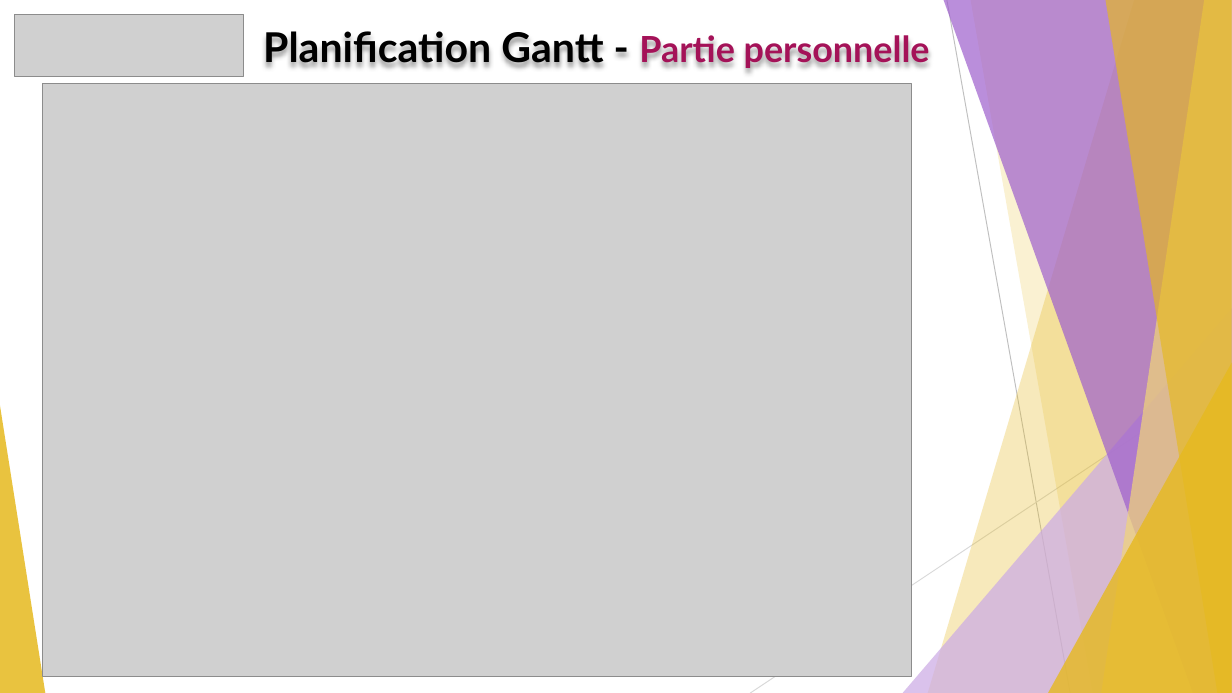
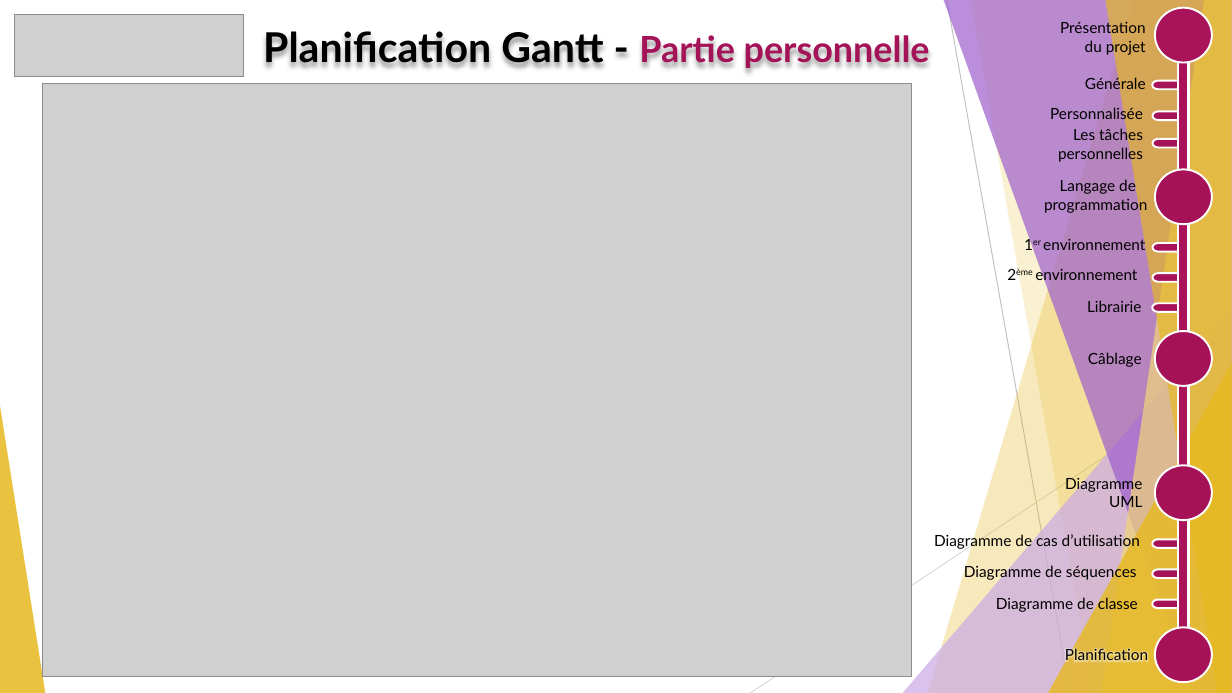
Before and after one commit to GuiguiMvn/Systeme-Escape-Game-Telethon, a slide deck: slide 16 of Guillaume/Documents/Diapo Revues/Revue 2 de projet étudiant 1 Escape Game Téléthon.pptx. Drawn at 1232x693 pixels with LibreOffice and Linux fonts; fonts in the diff are those of the drawing; grey boxes stand for pictures. Boxes give left, top, right and bottom in pixels: in the first picture for what was removed or moved away, otherwise in the second. Text is boxed around its words. In the diff, an @@ line names an element or a change of style, - is before the commit and + after.

```diff
--- a/Guillaume/Documents/Diapo Revues/Revue 2 de projet étudiant 1 Escape Game Téléthon.pptx
+++ b/Guillaume/Documents/Diapo Revues/Revue 2 de projet étudiant 1 Escape Game Téléthon.pptx
@@ text added at (1060, 20, 1146, 55), 12 pt, text #000000 @@
+Présentation du projet
@@ ellipse added at (1155, 7, 1213, 62), fill #A8135A, outline #FFFFFF 1.5 pt @@
@@ rectangle added at (1178, 26, 1189, 659), fill #A8135A, outline #FFFFFF 1.5 pt @@
@@ rectangle added at (1178, 43, 1189, 643), fill #FFFFFF, outline #FFFFFF 1.5 pt @@
@@ text added at (1085, 75, 1146, 92), 12 pt, text #000000 @@
+Générale
@@ pill shape added at (1153, 80, 1189, 89), fill #A8135A, outline #FFFFFF 1.5 pt @@
@@ text added at (1050, 105, 1143, 122), 12 pt, text #000000 @@
+Personnalisée
@@ pill shape added at (1153, 112, 1189, 120), fill #A51258, outline #FFFFFF 1.5 pt @@
@@ text added at (1058, 127, 1143, 162), 12 pt, text #000000 @@
+Les tâches personnelles
@@ pill shape added at (1153, 139, 1189, 147), fill #A51258, outline #FFFFFF 1.5 pt @@
@@ text added at (1044, 177, 1147, 213), 12 pt, text #000000 @@
+Langage de programmation
@@ ellipse added at (1155, 169, 1213, 224), fill #A51258, outline #FFFFFF 1.5 pt @@
@@ text added at (1043, 236, 1145, 250), 12 pt, text #000000 @@
+1er environnement
@@ text added at (1035, 266, 1137, 283), 12 pt, text #000000 @@
+2ème environnement
@@ pill shape added at (1153, 243, 1189, 251), fill #A51258, outline #FFFFFF 1.5 pt @@
@@ pill shape added at (1153, 274, 1189, 282), fill #A51258, outline #FFFFFF 1.5 pt @@
@@ text added at (1087, 300, 1141, 312), 12 pt, text #000000 @@
+Librairie
@@ pill shape added at (1153, 303, 1189, 311), fill #A51258, outline #FFFFFF 1.5 pt @@
@@ text added at (1088, 352, 1142, 367), 12 pt, text #000000 @@
+Câblage
@@ ellipse added at (1155, 331, 1213, 385), fill #A51258, outline #FFFFFF 1.5 pt @@
@@ text added at (1065, 475, 1142, 511), 12 pt, text #000000 @@
+Diagramme UML
@@ ellipse added at (1155, 466, 1213, 520), fill #A51258, outline #FFFFFF 1.5 pt @@
@@ text added at (934, 532, 1140, 549), 12 pt, text #000000 @@
+Diagramme de cas d’utilisation
@@ text added at (964, 564, 1137, 581), 12 pt, text #000000 @@
+Diagramme de séquences
@@ pill shape added at (1153, 569, 1189, 578), fill #A51258, outline #FFFFFF 1.5 pt @@
@@ pill shape added at (1153, 540, 1189, 548), fill #A51258, outline #FFFFFF 1.5 pt @@
@@ text added at (996, 595, 1138, 612), 12 pt, text #000000 @@
+Diagramme de classe
@@ pill shape added at (1153, 600, 1189, 608), fill #A51258, outline #FFFFFF 1.5 pt @@
@@ ellipse added at (1155, 628, 1213, 682), fill #A51258, outline #FFFFFF 1.5 pt @@
@@ text added at (1065, 647, 1148, 662), 12 pt, text #000000 @@
+Planification
```
Also in this commit, not shown: 14 other slides changed.
